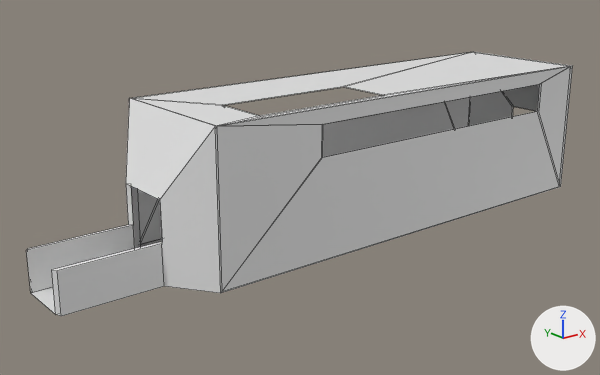
Two versions of the Blender file Assets/Models/train_stairpassenger.blend, one commit apart.
Before and after are seen from a camera (50 mm lens) standing at (-21.2, -21.6, 10.4) and looking at (-3.3, 0.7, 1.4). The axes (+X, +Y, +Z) are drawn at lower right. The lights are the same throughout. Mesh edges are drawn as thin lines.

The scene before the commit, as lines of its bpy script (objects in view):
```python
me_cube = bpy.data.meshes.new('Cube')
me_cube.from_pydata(...)  # 72 vertices, 69 faces; spans x -13.3..9.0, y -2.5..2.5, z 0.0..5.1
# before: 0 (-8.9, 2.5, 0.0), 1 (8.0, 2.5, 0.0), 2 (8.0, -2.5, 0.0) at pixel (560, 186), 48 (-8.9, -2.5, 0.0) at pixel (220, 293)
ob_cube = bpy.data.objects.new('Cube', me_cube)
ob_cube.location = (0.0, 0.0, 0.0)
```
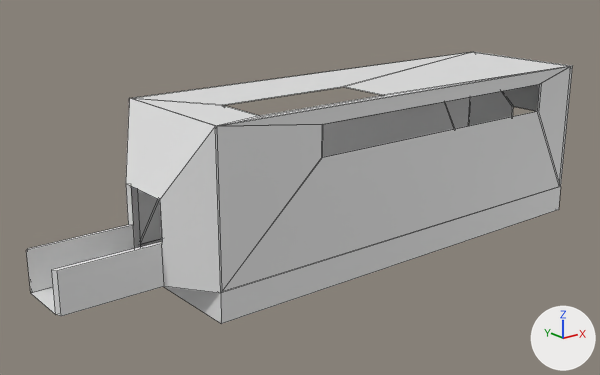
The change, as a diff of the scene's bpy script:
```diff
--- a/Assets/Models/train_stairpassenger.blend.py
+++ b/Assets/Models/train_stairpassenger.blend.py
@@ me_cube @@
 me_cube.from_pydata(...)  # 72 vertices, 69 faces; spans x -13.3..9.0, y -2.5..2.5, z 0.0..5.1
 # used by ob_cube; location = (0.0, 0.0, 0.0)
 # verts and faces of me_cube; kept vertices keep their numbers, new ones are numbered from 72
+# me_cube part 1
+for new, old in zip([*range(72, 76)], [0, 1, 2, 48]): verts[new] = verts[old] + (0.0, 0.0, -1.0)
+faces += [(1, 73, 74, 2), (2, 48, 75, 74), (0, 1, 73, 72), (0, 72, 75, 48)]
```

Boxes [x1, y1, x2, y2] around the edits, measured in the pictures (600 x 375 px):
'Cube', reshaped
    before: [26, 52, 573, 316]
    after: [26, 52, 573, 324]
part 1 of me_cube, added
    after: [163, 187, 561, 324]
